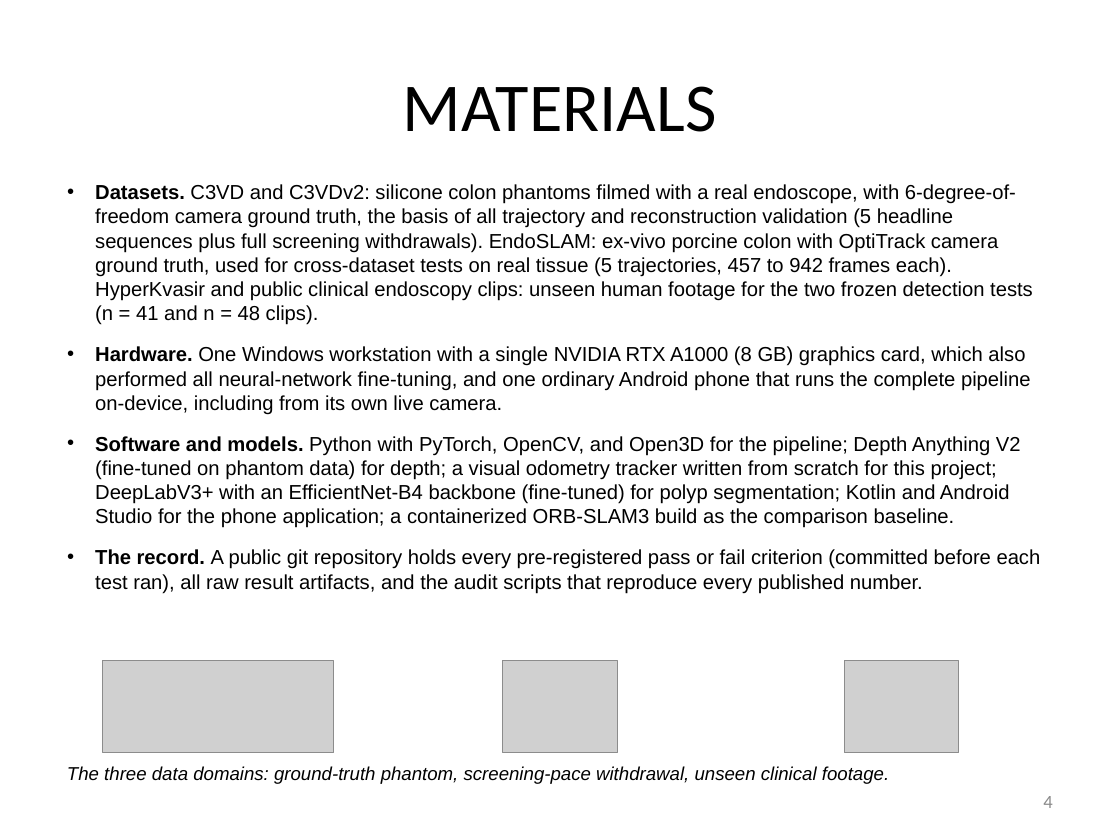
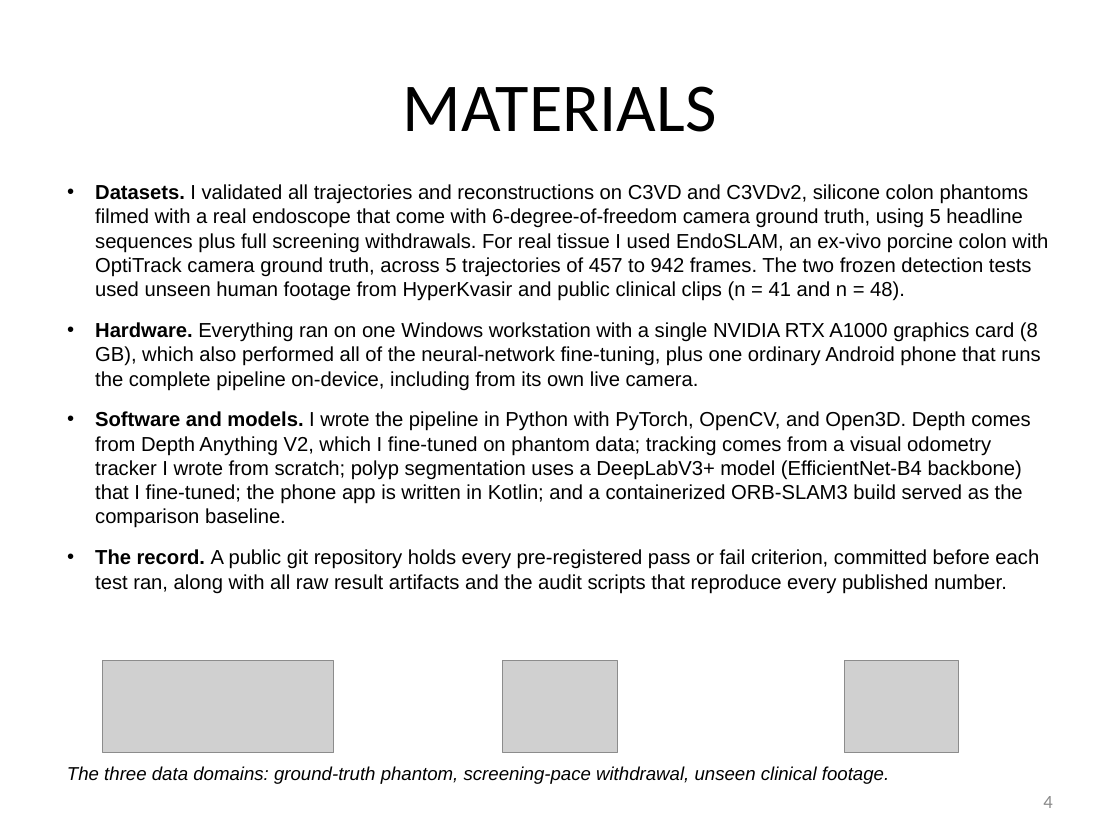
Before and after one commit to bluMoonx/EndoscopicMonocularSLAM, a slide deck: slide 4 of presentation/Argus_GSDSEF_2027_Digital_Presentation.pptx. Drawn at 1120x840 pixels with LibreOffice and Linux fonts; fonts in the diff are those of the drawing; grey boxes stand for pictures. Boxes give left, top, right and bottom in pixels: in the first picture for what was removed or moved away, otherwise in the second. Text is boxed around its words. In the diff, an @@ line names an element or a change of style, - is before the commit and + after.

Commit message:
Deck prose pass: every explanation rewritten as full first-person sentences
The body text read grammatically but like a spec sheet, with colon
fragments (Adoption 1:, Today:, Next:) and impersonal lab voice. All
explanatory blocks now read as written sentences in the first person;
tables and figure captions are unchanged. Abstract holds at 249 words,
template validation passes, and all twelve slides re-rendered clean.

```diff
--- a/presentation/Argus_GSDSEF_2027_Digital_Presentation.pptx
+++ b/presentation/Argus_GSDSEF_2027_Digital_Presentation.pptx
@@ text at (95,184,1048,594): text changed @@
-• Datasets. C3VD and C3VDv2: silicone colon phantoms filmed with a real endoscope, with 6-degree-of-freedom camera ground truth, the basis of all trajectory and reconstruction validation (5 headline sequences plus full screening withdrawals). EndoSLAM: ex-vivo porcine colon with OptiTrack camera ground truth, used for cross-dataset tests on real tissue (5 trajectories, 457 to 942 frames each). HyperKvasir and public clinical endoscopy clips: unseen human footage for the two frozen detection tests (n = 41 and n = 48 clips).
-• Hardware. One Windows workstation with a single NVIDIA RTX A1000 (8 GB) graphics card, which also performed all neural-network fine-tuning, and one ordinary Android phone that runs the complete pipeline on-device, including from its own live camera.
-• Software and models. Python with PyTorch, OpenCV, and Open3D for the pipeline; Depth Anything V2 (fine-tuned on phantom data) for depth; a visual odometry tracker written from scratch for this project; DeepLabV3+ with an EfficientNet-B4 backbone (fine-tuned) for polyp segmentation; Kotlin and Android Studio for the phone application; a containerized ORB-SLAM3 build as the comparison baseline.
-• The record. A public git repository holds every pre-registered pass or fail criterion (committed before each test ran), all raw result artifacts, and the audit scripts that reproduce every published number.
+• Datasets. I validated all trajectories and reconstructions on C3VD and C3VDv2, silicone colon phantoms filmed with a real endoscope that come with 6-degree-of-freedom camera ground truth, using 5 headline sequences plus full screening withdrawals. For real tissue I used EndoSLAM, an ex-vivo porcine colon with OptiTrack camera ground truth, across 5 trajectories of 457 to 942 frames. The two frozen detection tests used unseen human footage from HyperKvasir and public clinical clips (n = 41 and n = 48).
+• Hardware. Everything ran on one Windows workstation with a single NVIDIA RTX A1000 graphics card (8 GB), which also performed all of the neural-network fine-tuning, plus one ordinary Android phone that runs the complete pipeline on-device, including from its own live camera.
+• Software and models. I wrote the pipeline in Python with PyTorch, OpenCV, and Open3D. Depth comes from Depth Anything V2, which I fine-tuned on phantom data; tracking comes from a visual odometry tracker I wrote from scratch; polyp segmentation uses a DeepLabV3+ model (EfficientNet-B4 backbone) that I fine-tuned; the phone app is written in Kotlin; and a containerized ORB-SLAM3 build served as the comparison baseline.
+• The record. A public git repository holds every pre-registered pass or fail criterion, committed before each test ran, along with all raw result artifacts and the audit scripts that reproduce every published number.
```
Also in this commit, not shown: 6 other slides changed, 1 other file.
